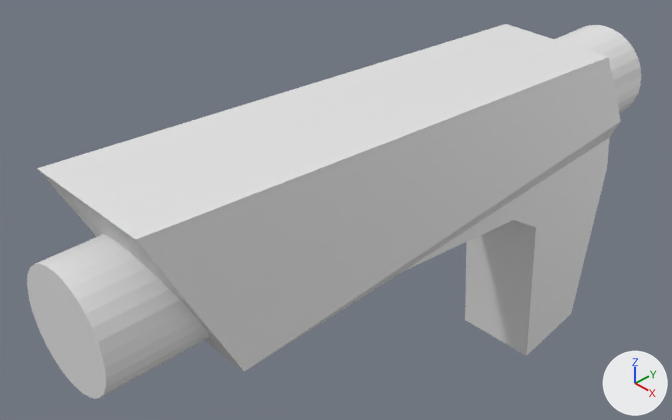
The Blender file ExternalAssets/Thunderbolt.blend: old version first, new version second.
Both versions are drawn from a 50 mm lens placed at (8.17, -8.87, 7.17), pointed at (-0.92, -0.26, -0.56). The axes (+X, +Y, +Z) are drawn at lower right. The lights are the same throughout.
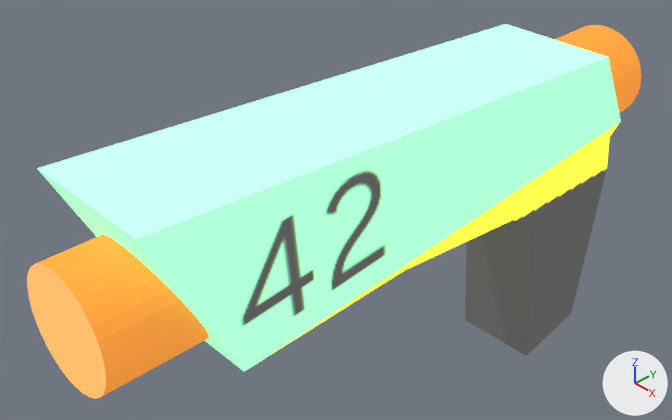
Pixel boxes [x1, y1, x2, y2] of what changed, in the pictures (672 x 420 px):
'Cylinder.001', recoloured (white to green): [27, 24, 641, 399] in both

The change, as a diff of the scene's bpy script:
```diff
--- a/ExternalAssets/Thunderbolt.blend.py
+++ b/ExternalAssets/Thunderbolt.blend.py
@@ img_thunderbolt_png @@
+img_thunderbolt_png = load_image('THUNDERBOLT.png', '../Items/Textures/THUNDERBOLT.png', 512, 512, 'sRGB')
@@ mat_material @@
+mat_material = bpy.data.materials.new('Material')
+# uses the picture img_thunderbolt_png
@@ me_cylinder_001 @@
 me_cylinder_001.from_pydata(...)  # 86 vertices, 53 faces; spans x -1.02..1.02, y -5.38..5.48, z -4.52..1.93
+me_cylinder_001.materials.append(mat_material)
```
